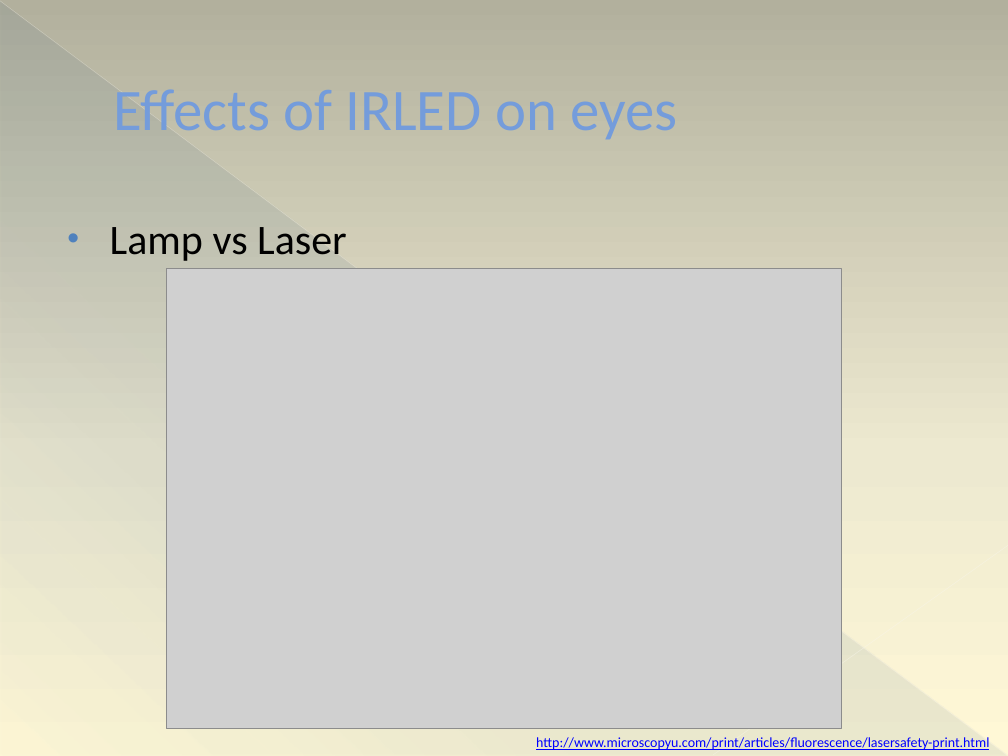
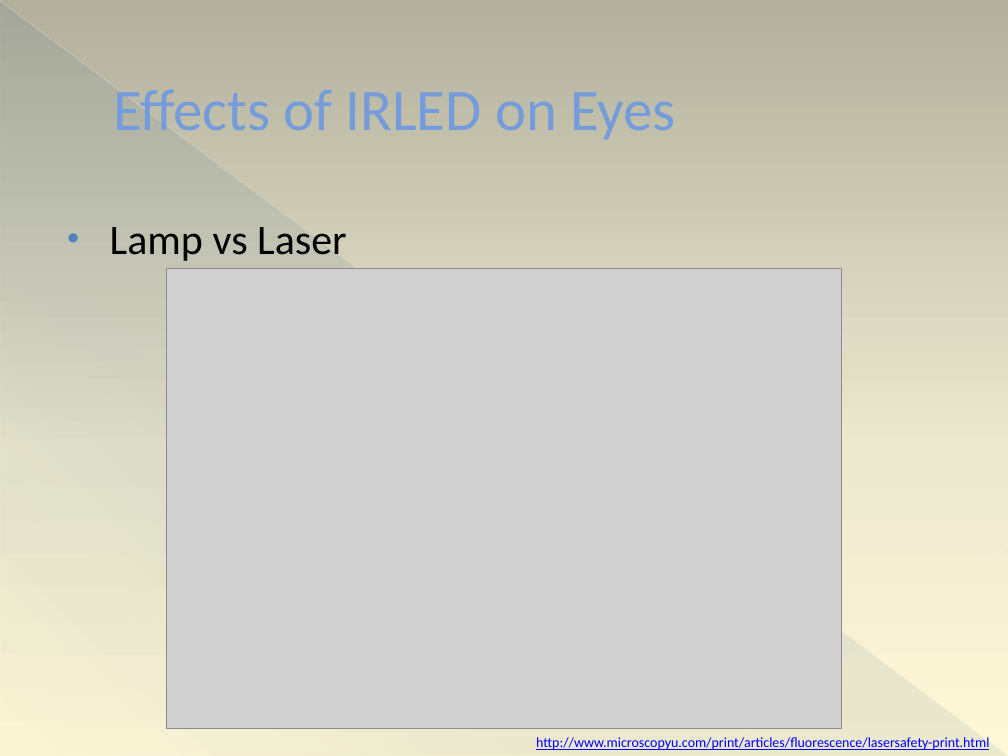
Before and after one commit to ttetelin/eyecu, a slide deck: slide 17 of PDR/PDR.pptx (slide 31 before the commit). Drawn at 1008x756 pixels with LibreOffice and Linux fonts; fonts in the diff are those of the drawing; grey boxes stand for pictures. Boxes give left, top, right and bottom in pixels: in the first picture for what was removed or moved away, otherwise in the second. Text is boxed around its words. In the diff, an @@ line names an element or a change of style, - is before the commit and + after.

```diff
--- a/PDR/PDR.pptx
+++ b/PDR/PDR.pptx
@@ title at (114,89,675,139): text changed @@
-Effects of IRLED on eyes
+Effects of IRLED on Eyes
```
Also in this commit, not shown: 14 other slides changed, 4 slides added.
